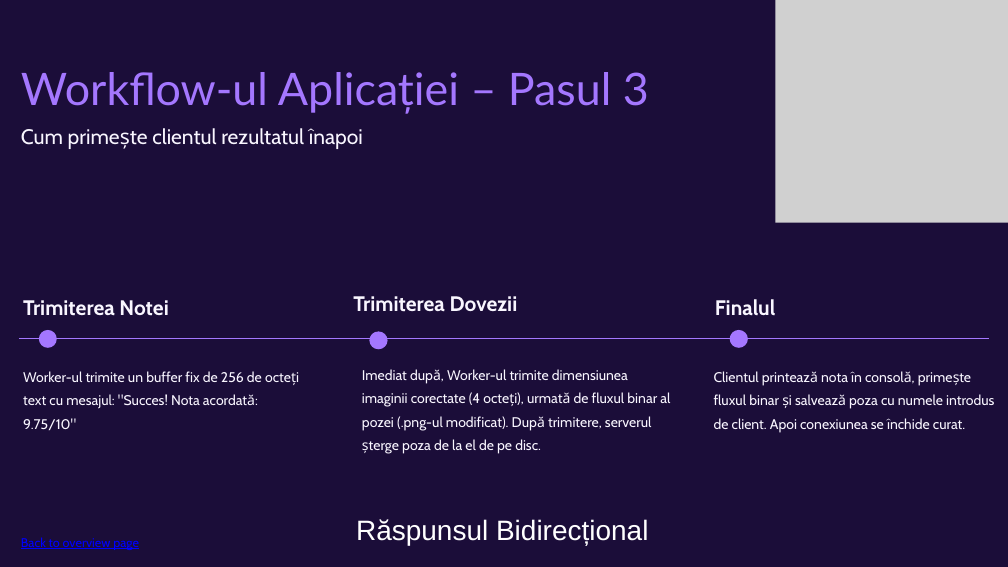
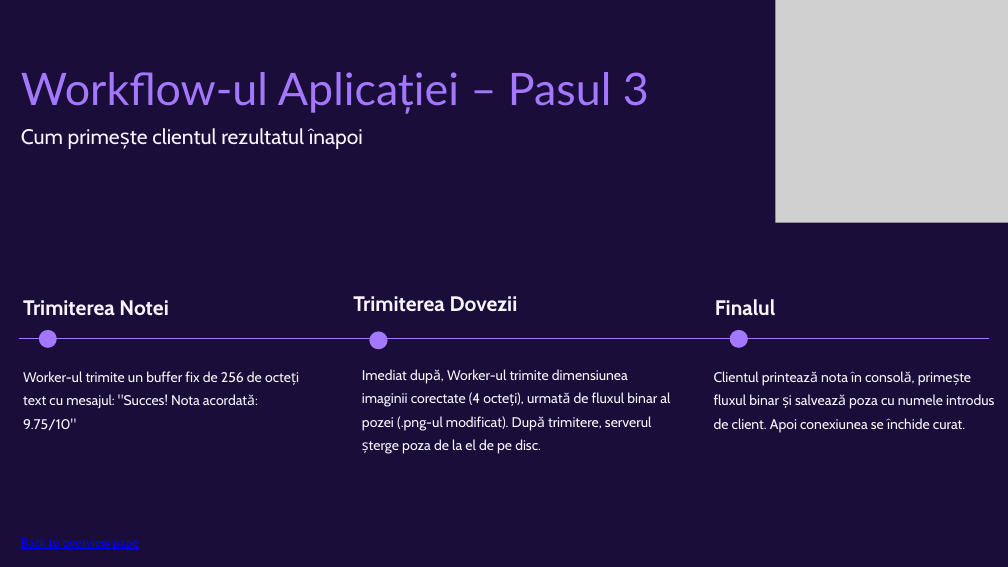
Before and after one commit to Nicu-2004/proiectpcd, a slide deck: slide 9 of PrezentarePCD.pptx. Drawn at 1008x567 pixels with LibreOffice and Linux fonts; fonts in the diff are those of the drawing; grey boxes stand for pictures. Boxes give left, top, right and bottom in pixels: in the first picture for what was removed or moved away, otherwise in the second. Text is boxed around its words. In the diff, an @@ line names an element or a change of style, - is before the commit and + after.

```diff
--- a/PrezentarePCD.pptx
+++ b/PrezentarePCD.pptx
@@ text removed at box(356, 519, 648, 546) @@
-Răspunsul Bidirecțional
```
Also in this commit, not shown: 4 other slides changed.
